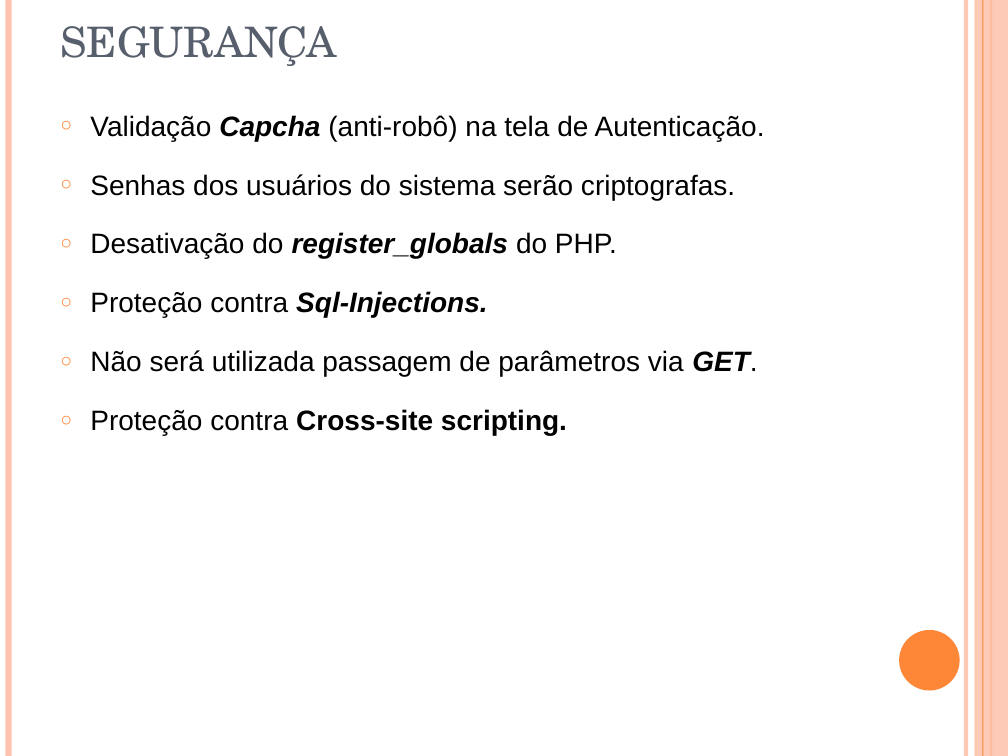
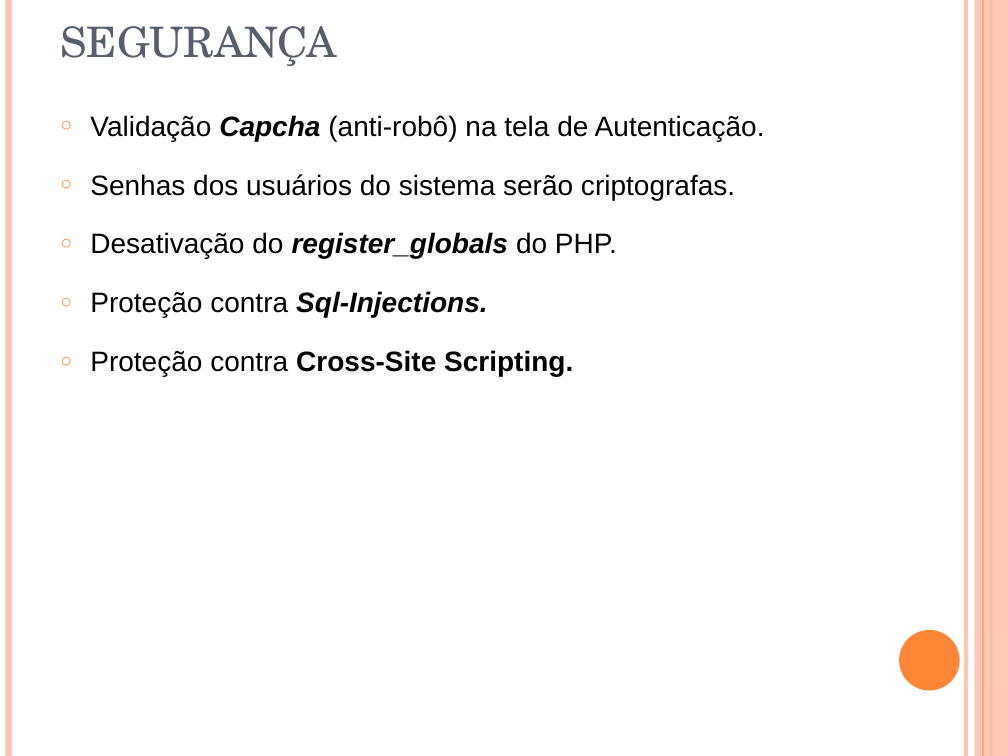
Before and after one commit to cerberosnash/sistema-de-camisetas-personalizadas, a slide deck: slide 14 of docs/Importantes/modelo-de-apresentação-de-tcc.ppt. Drawn at 1008x756 pixels with LibreOffice and Linux fonts; fonts in the diff are those of the drawing. Boxes give left, top, right and bottom in pixels: in the first picture for what was removed or moved away, otherwise in the second. Text is boxed around its words. In the diff, an @@ line names an element or a change of style, - is before the commit and + after.

```diff
--- a/docs/Importantes/modelo-de-apresentação-de-tcc.ppt
+++ b/docs/Importantes/modelo-de-apresentação-de-tcc.ppt
@@ text at box(90, 350, 573, 376): text changed; bold on @@
-○ Não será utilizada passagem de parâmetros via GET.
-○ Proteção contra Cross-site scripting.
+○ Proteção contra Cross-Site Scripting.
```
Also in this commit, not shown: 6 other slides changed, 4 slides added.
